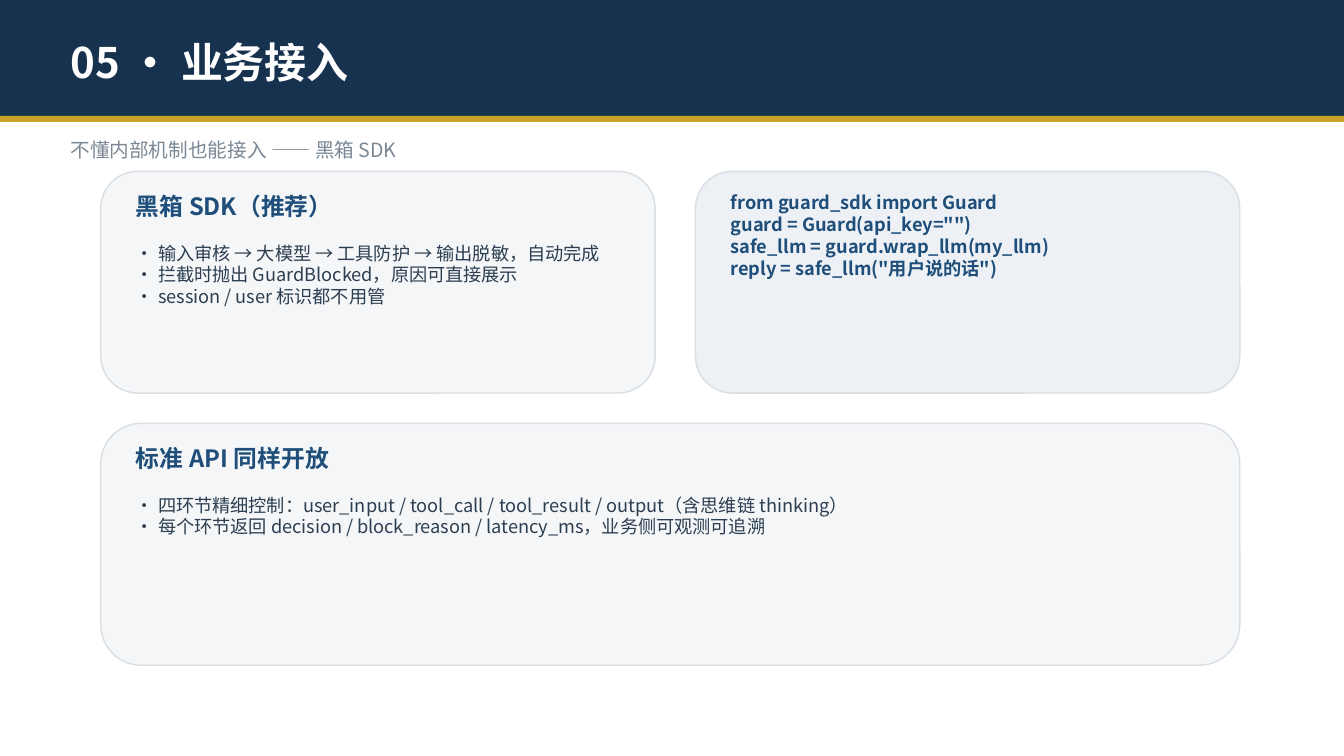
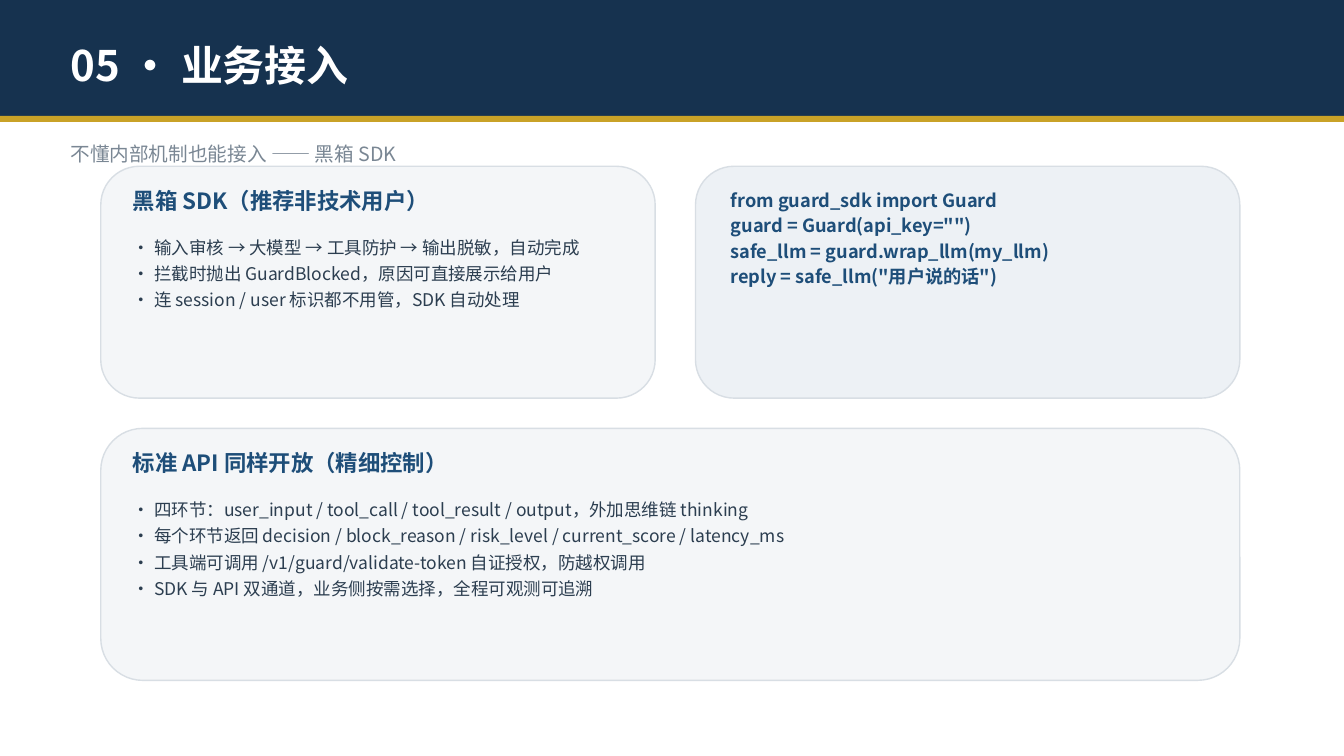
Before and after one commit to zhengyucheng-ktt/security-guard-agent, a slide deck: slide 13 of 安全交互守护智能体-演示.pptx. Drawn at 1344x756 pixels with LibreOffice and Linux fonts; fonts in the diff are those of the drawing. Boxes give left, top, right and bottom in pixels: in the first picture for what was removed or moved away, otherwise in the second. Text is boxed around its words. In the diff, an @@ line names an element or a change of style, - is before the commit and + after.

```diff
--- a/安全交互守护智能体-演示.pptx
+++ b/安全交互守护智能体-演示.pptx
@@ rounded rectangle: place and size @@
-rounded rectangle at <box>101,171,655,393</box>
+rounded rectangle at <box>101,166,655,398</box>
@@ rounded rectangle: place and size @@
-rounded rectangle at <box>696,171,1240,393</box>
+rounded rectangle at <box>696,166,1240,398</box>
@@ text at <box>133,187,429,215</box>: text changed; size 17 to 16 pt @@
-黑箱 SDK（推荐）
+黑箱 SDK（推荐非技术用户）
@@ line spacing 1 to 1.15 in 3 elements at <box>70,45,349,85</box>, <box>70,144,397,163</box>, <box>731,192,1049,287</box> @@
@@ text at <box>154,239,579,256</box>: size 13 to 12.5 pt in "• 输入审核 → 大模型 → 工具防护 → ..."; line spacing 1 to 1.25 @@
@@ text at <box>154,265,554,308</box>: text changed; size 13 to 12.5 pt @@
-• 拦截时抛出 GuardBlocked，原因可直接展示
-• session / user 标识都不用管
+• 拦截时抛出 GuardBlocked，原因可直接展示给用户
+• 连 session / user 标识都不用管，SDK 自动处理
@@ rounded rectangle: place and size @@
-rounded rectangle at <box>101,423,1240,665</box>
+rounded rectangle at <box>101,429,1240,681</box>
@@ text at <box>133,452,447,473</box>: text changed; size 17 to 16 pt @@
-标准 API 同样开放
+标准 API 同样开放（精细控制）
@@ text at <box>154,501,784,597</box>: text changed; size 13 to 12.5 pt @@
-• 四环节精细控制：user_input / tool_call / tool_result / output（含思维链 thinking）
-• 每个环节返回 decision / block_reason / latency_ms，业务侧可观测可追溯
+• 四环节：user_input / tool_call / tool_result / output，外加思维链 thinking
+• 每个环节返回 decision / block_reason / risk_level / current_score / latency_ms
+• 工具端可调用 /v1/guard/validate-token 自证授权，防越权调用
+• SDK 与 API 双通道，业务侧按需选择，全程可观测可追溯
```
Also in this commit, not shown: 16 other slides changed, 9 other files.
